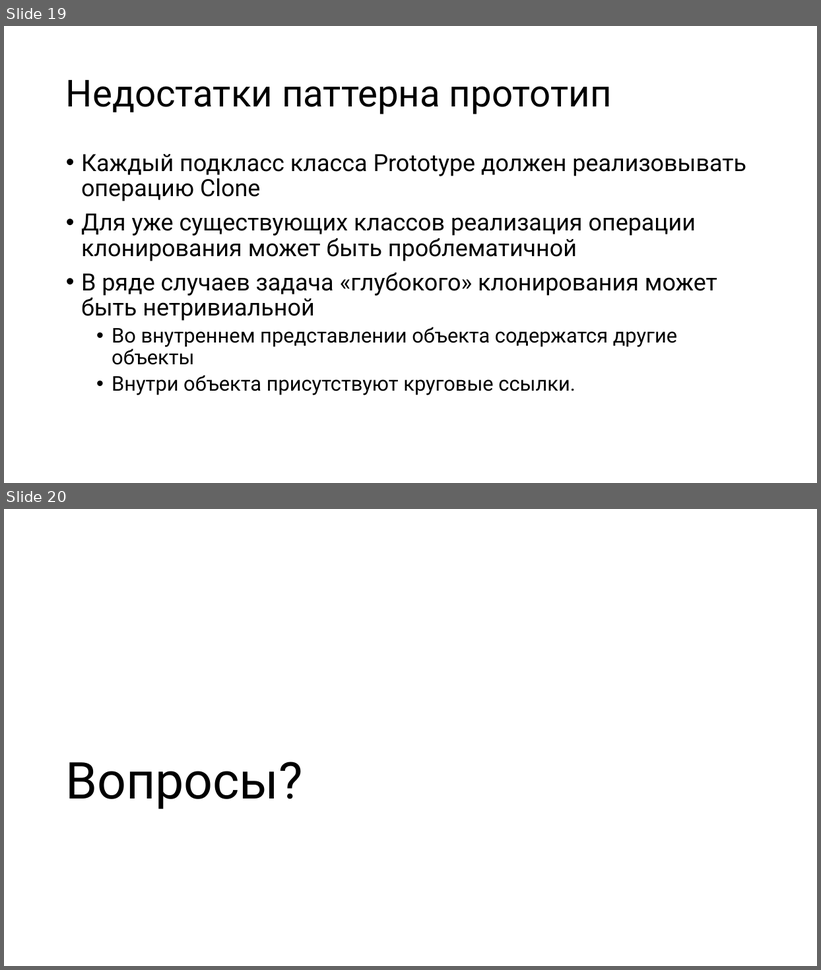
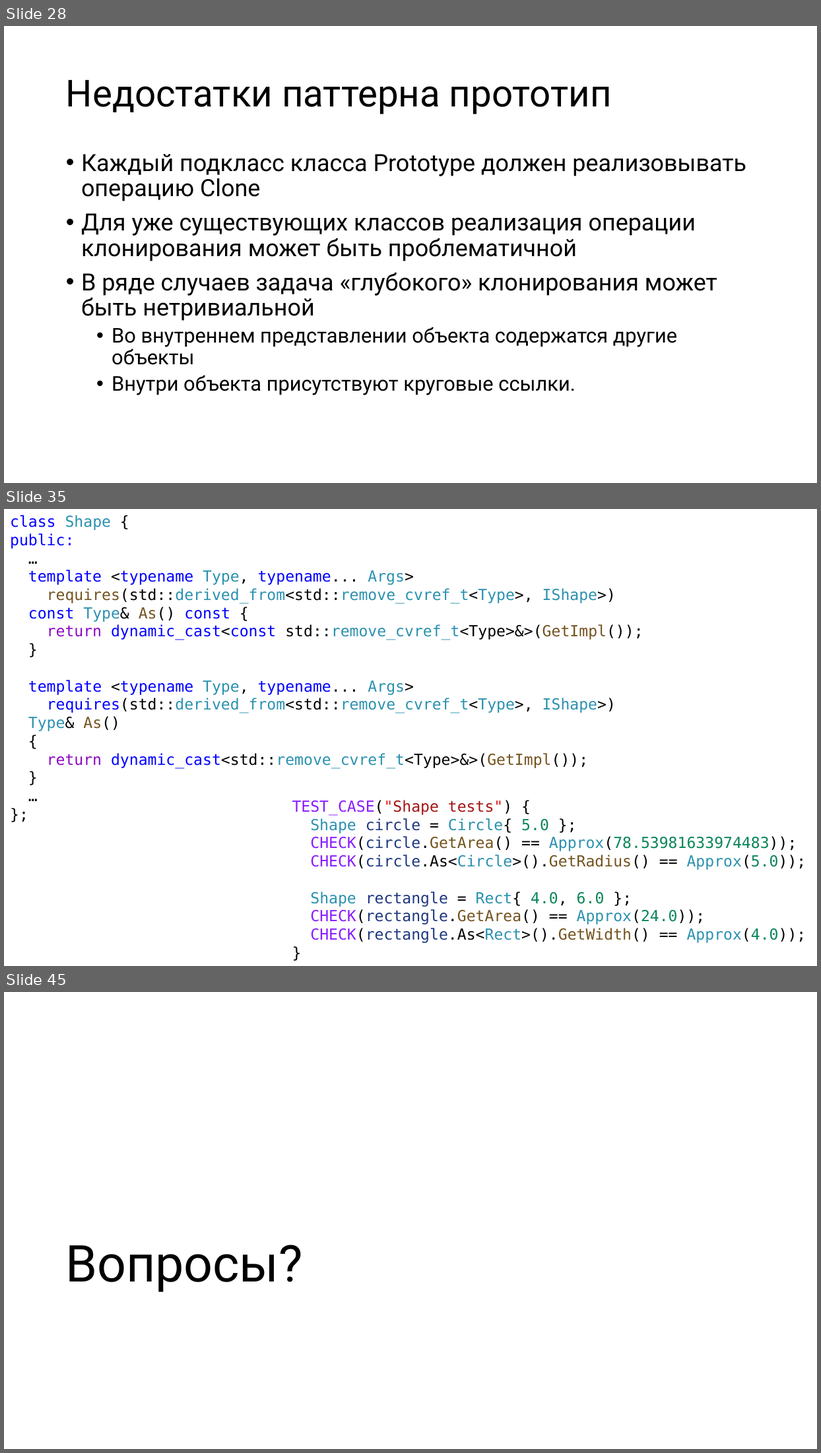
Before and after one commit to alexey-malov/ood, a slide deck: lectures/14.prototype/prototype.pptx. Shown one above the other, each under a label of ours: slides 19 and 20 before the commit, slides 28, 35 and 45 after it; the slides between them are not shown. The pictures are 821x970 and 821x1453 pixels, drawn with LibreOffice and Linux fonts; fonts in the diff are those of the drawing. Boxes give left, top, right and bottom in pixels: in the first picture for what was removed or moved away, otherwise in the second. Text is boxed around its words. In the diff, an @@ line names an element or a change of style, - is before the commit and + after.

```diff
--- a/lectures/14.prototype/prototype.pptx
+++ b/lectures/14.prototype/prototype.pptx
@@ slide 35 added at <box>4,509,817,966</box>, background #FFFFFF @@
@@ text added at <box>10,515,643,769</box>, 18 pt, text #2B91AF @@
+class Shape {
+public:
+…
+template <typename Type, typename... Args>
+requires(std::derived_from<std::remove_cvref_t<Type>, IShape>)
+const Type& As() const {
+return dynamic_cast<const std::remove_cvref_t<Type>&>(GetImpl());
+}
+template <typename Type, typename... Args>
+requires(std::derived_from<std::remove_cvref_t<Type>, IShape>)
+Type& As()
+{
+return dynamic_cast<std::remove_cvref_t<Type>&>(GetImpl());
+}
+…
+};
@@ text added at <box>292,800,807,943</box>, 18 pt, text #000000 @@
+TEST_CASE("Shape tests") {
+Shape circle = Circle{ 5.0 };
+CHECK(circle.GetArea() == Approx(78.53981633974483));
+CHECK(circle.As<Circle>().GetRadius() == Approx(5.0));
+Shape rectangle = Rect{ 4.0, 6.0 };
+CHECK(rectangle.GetArea() == Approx(24.0));
+CHECK(rectangle.As<Rect>().GetWidth() == Approx(4.0));
+}
@@ what was slide 19 is now slide 28 @@
@@ what was slide 20 is now slide 45 @@
```
Also in this commit, not shown: 5 slides changed, 26 other slides added, 2 slides removed, 10 other files.
